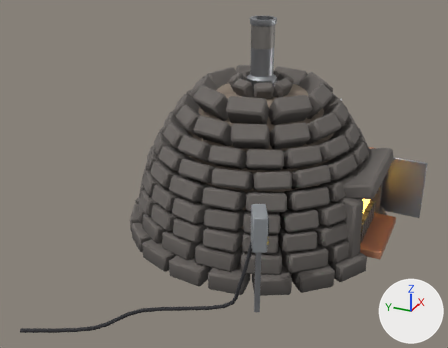
The glTF model static/martian/assets/models/bs_kiln.glb, before and after one commit.
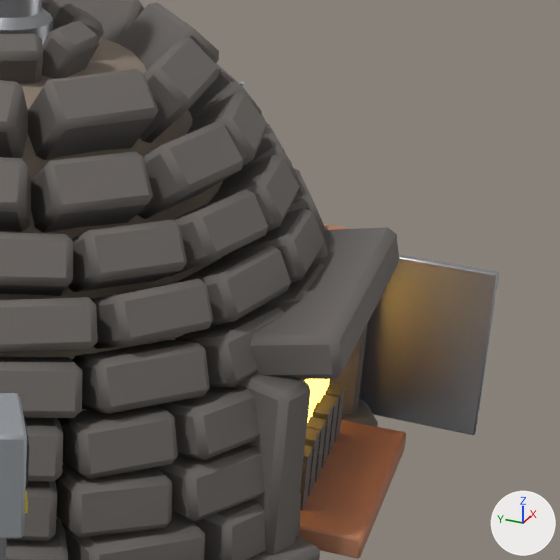
Old and new are each drawn whole from a 50 mm lens placed at (-7.4, -2.79, 4.36), pointed at (-0.81, 0.17, 1.07) and again close up on the part from 58% to 100% of the width and 20% to 75% of the height. The lights are fixed; the arrows at lower right show +X, +Y and +Z. The last two pictures show the newer version. Where no turn or scale is listed for an object, it has been applied to the vertices. Vertices at exactly the same position are counted once.
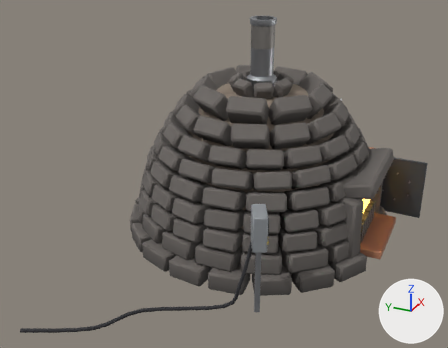
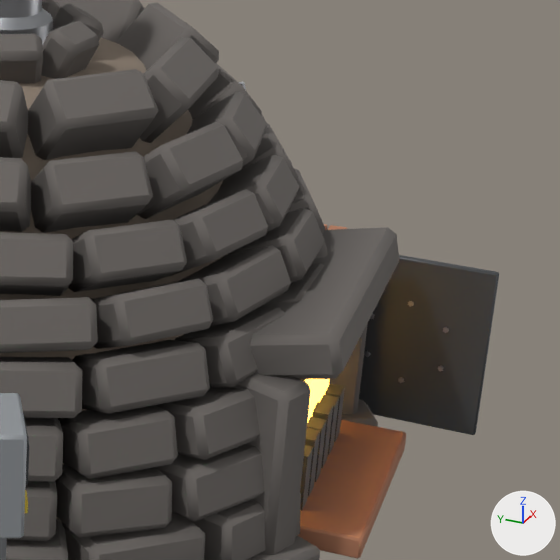
Where the change shows, as pixel boxes (x1, y1, x2, y2) in the close-ups (560 x 560 px):
```json
{"part": 1, "of": "me_mesh_0", "change": "added", "after": [364, 301, 449, 383]}
{"part": 2, "of": "me_mesh_0", "change": "recoloured", "before": [362, 255, 499, 435], "after": [362, 255, 499, 435], "on screen": "darker"}
```

The change, as JSON lines over the scene's bpy script:
```json
{"block": "me_mesh_0", "where": "# used by ob_mesh_0; location = (-3.37, 1.808, -0.013)"}
{"op": "remove", "block": "me_mesh_0", "code": "me_mesh_0.from_pydata(...)  # 4466 vertices, 8124 faces; spans x 0.0..5.18, y -3.94..0.0, z 0.0..2.92"}
{"op": "add", "block": "me_mesh_0", "code": "me_mesh_0.from_pydata(...)  # 4538 vertices, 8220 faces; spans x 0.0..5.18, y -3.94..0.0, z 0.0..2.92"}
{"block": "me_mesh_0", "change": "me_mesh_0 part 1"}
{"block": "me_mesh_0", "change": "72 vertices are added at x 4.13..4.15, y -3.76..-3.39, z 0.38..0.81"}
{"block": "me_mesh_0", "change": "96 new faces join them, mat_steel"}
{"block": "me_mesh_0", "change": "me_mesh_0 part 2: 44 faces spanning x 4.13..4.19, y -3.94..-3.2, z 0.17..1.01 switch from mat_steel to mat_painted_dark"}
```
